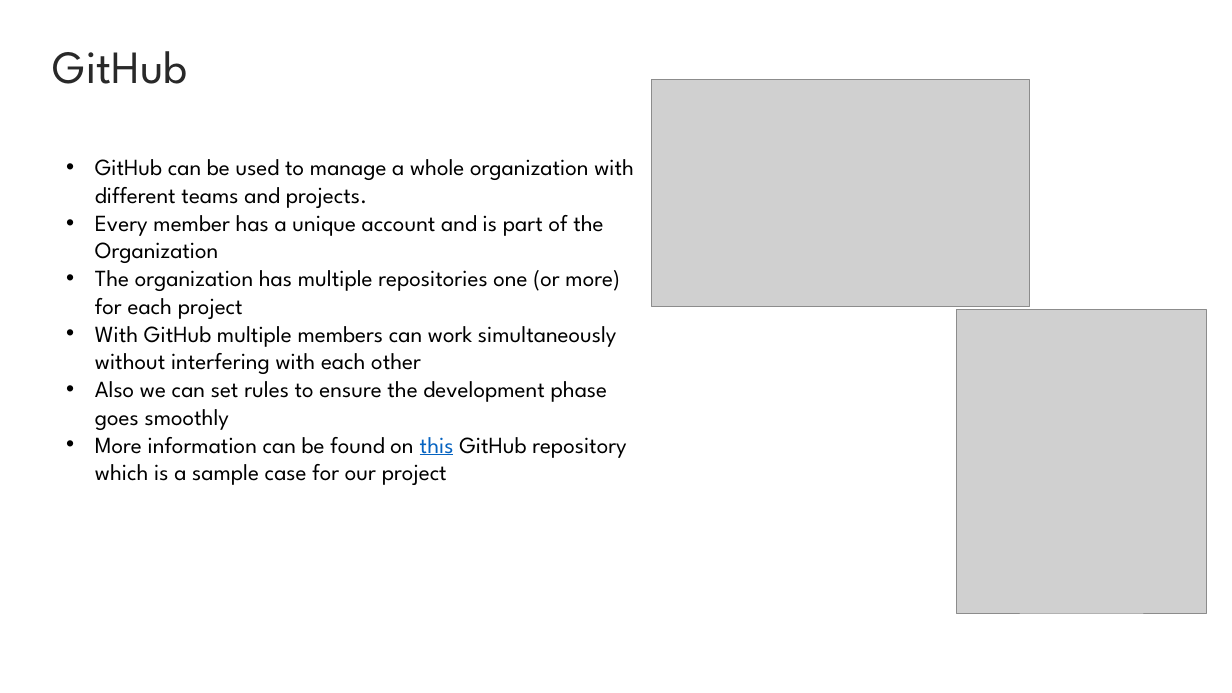
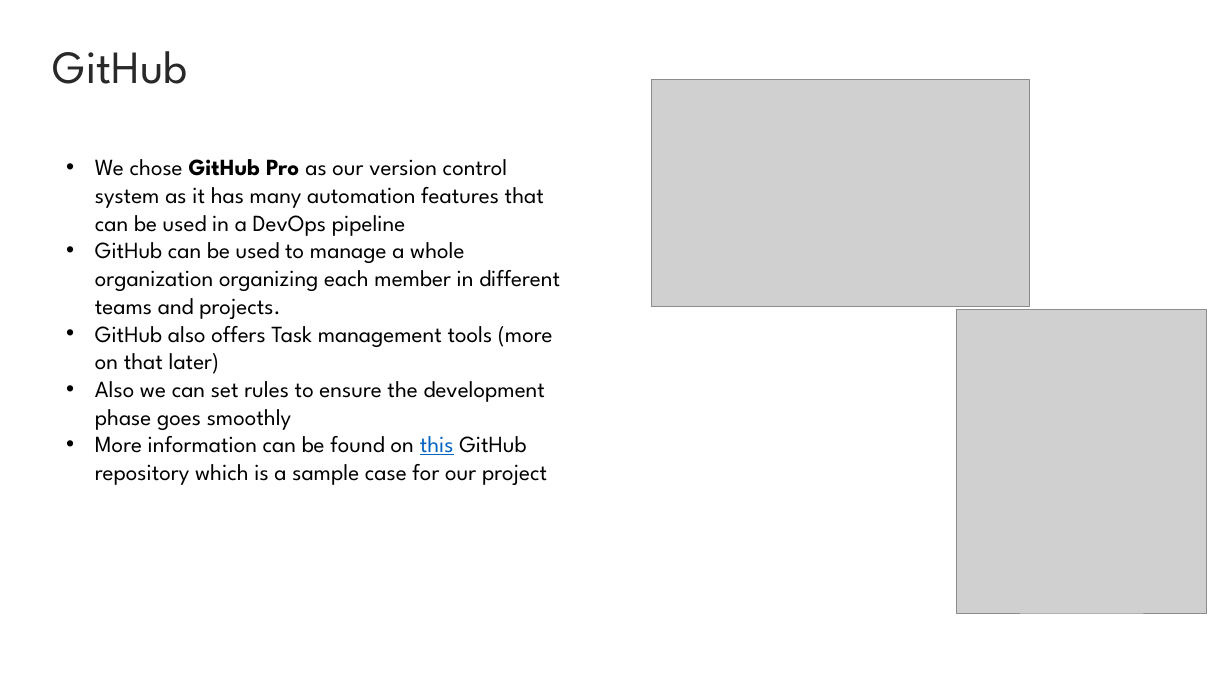
Before and after one commit to Uni-Systems-SMSA/DevOps_Sample_Case, a slide deck: slide 5 of Intership Presentation/DevOps_sample_draft_290823.pptx. Drawn at 1232x693 pixels with LibreOffice and Linux fonts; fonts in the diff are those of the drawing; grey boxes stand for pictures; background and template pictures are left out. Boxes give left, top, right and bottom in pixels: in the first picture for what was removed or moved away, otherwise in the second. Text is boxed around its words. In the diff, an @@ line names an element or a change of style, - is before the commit and + after.

```diff
--- a/Intership Presentation/DevOps_sample_draft_290823.pptx
+++ b/Intership Presentation/DevOps_sample_draft_290823.pptx
@@ text at (x1=95, y1=159, x2=560, y2=374): text changed @@
-• GitHub can be used to manage a whole organization with different teams and projects.
-• Every member has a unique account and is part of the Organization
-• The organization has multiple repositories one (or more) for each project
-• With GitHub multiple members can work simultaneously without interfering with each other
+• We chose GitHub Pro as our version control system as it has many automation features that can be used in a DevOps pipeline
+• GitHub can be used to manage a whole organization organizing each member in different teams and projects.
+• GitHub also offers Task management tools (more on that later)
```
Also in this commit, not shown: 4 other slides changed.
